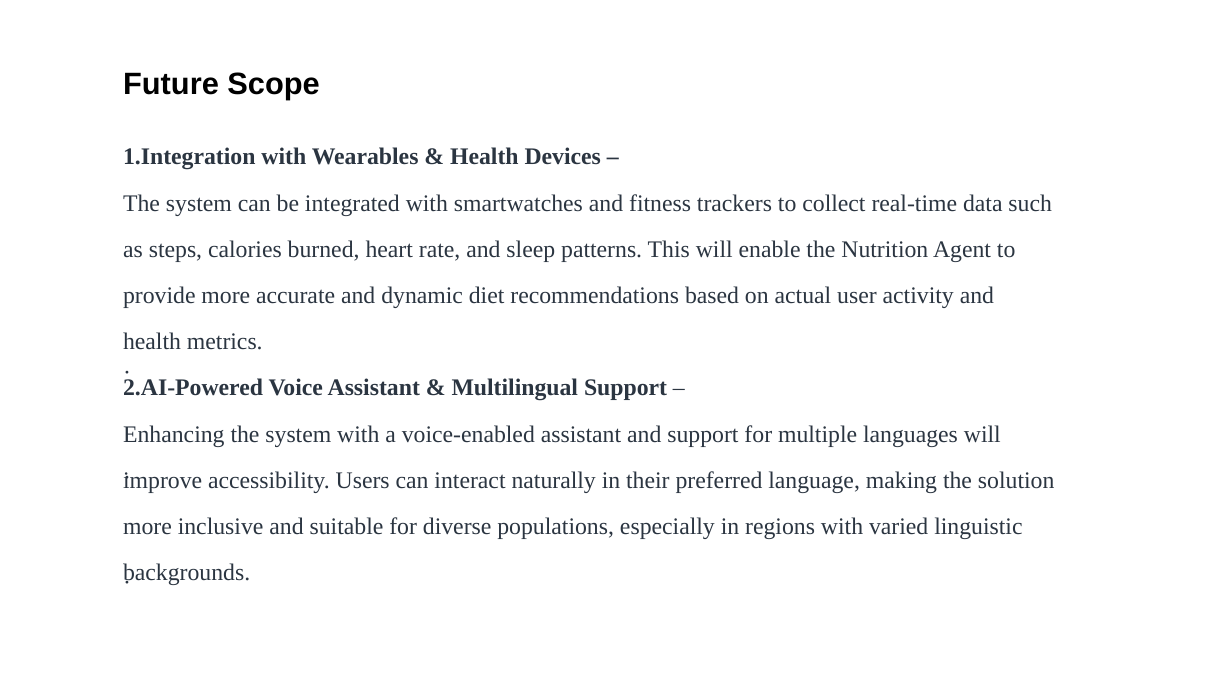
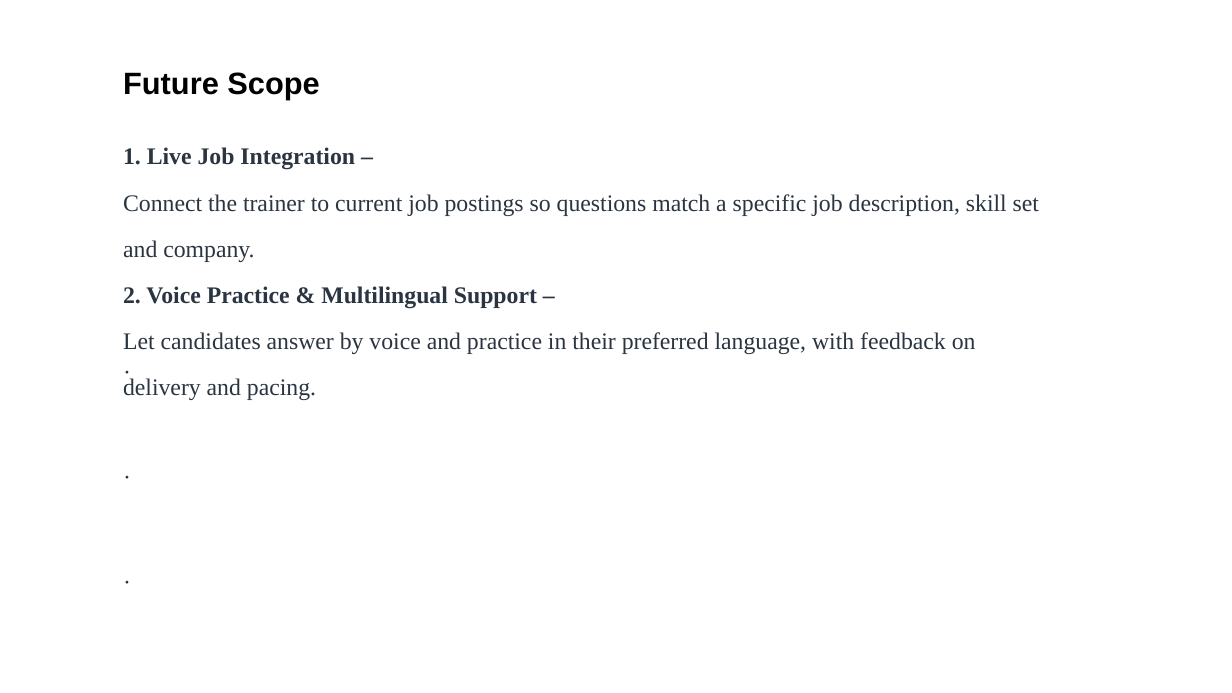
Before and after one commit to udhaya-0811/Interview-Trainer-Agent-Project, a slide deck: slide 12 of Interview_Trainer_Agent_Submission.pptx (slide 13 before the commit). Drawn at 1232x693 pixels with LibreOffice and Linux fonts; fonts in the diff are those of the drawing. Boxes give left, top, right and bottom in pixels: in the first picture for what was removed or moved away, otherwise in the second. Text is boxed around its words. In the diff, an @@ line names an element or a change of style, - is before the commit and + after.

Commit message:
Add PPTX presentation, problem statement PDF, and token usage tracking
- Interview_Trainer_Agent_Submission.pptx: fully filled 16-slide presentation
- Problem_Statement_22_Interview_Trainer_Agent.pdf: problem statement
- granite_client.py: added token usage tracking (input/output/total per session)

```diff
--- a/Interview_Trainer_Agent_Submission.pptx
+++ b/Interview_Trainer_Agent_Submission.pptx
@@ text at (123, 147, 1039, 400): text changed @@
-1.Integration with Wearables & Health Devices –
-The system can be integrated with smartwatches and fitness trackers to collect real-time data such as steps, calories burned, heart rate, and sleep patterns. This will enable the Nutrition Agent to provide more accurate and dynamic diet recommendations based on actual user activity and health metrics.
-2.AI-Powered Voice Assistant & Multilingual Support –
-Enhancing the system with a voice-enabled assistant and support for multiple languages will improve accessibility. Users can interact naturally in their preferred language, making the solution more inclusive and suitable for diverse populations, especially in regions with varied linguistic backgrounds.
+1. Live Job Integration –
+Connect the trainer to current job postings so questions match a specific job description, skill set and company.
+2. Voice Practice & Multilingual Support –
+Let candidates answer by voice and practice in their preferred language, with feedback on delivery and pacing.
```
Also in this commit, not shown: 11 other slides changed, 2 slides added, 3 slides removed, 2 other files.
